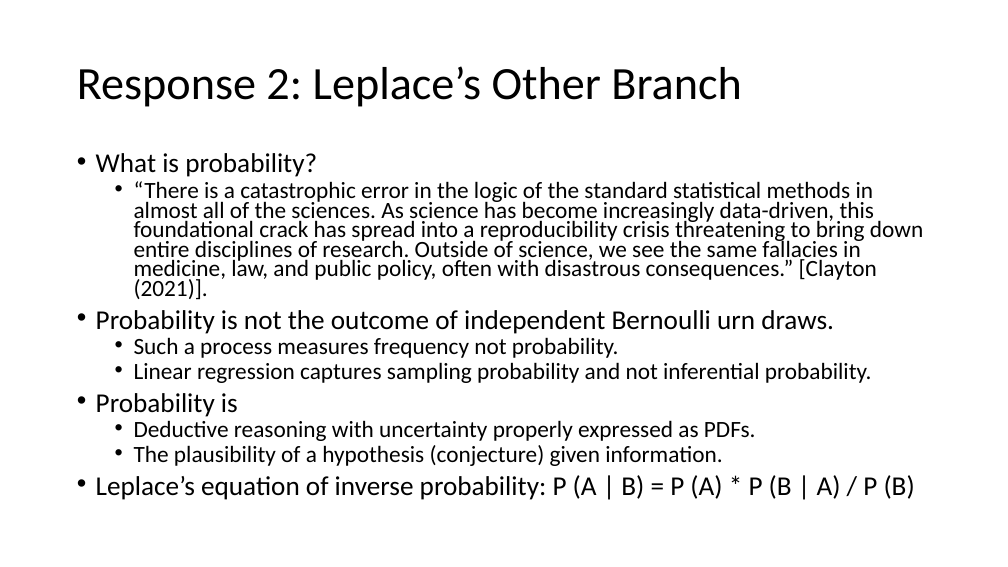
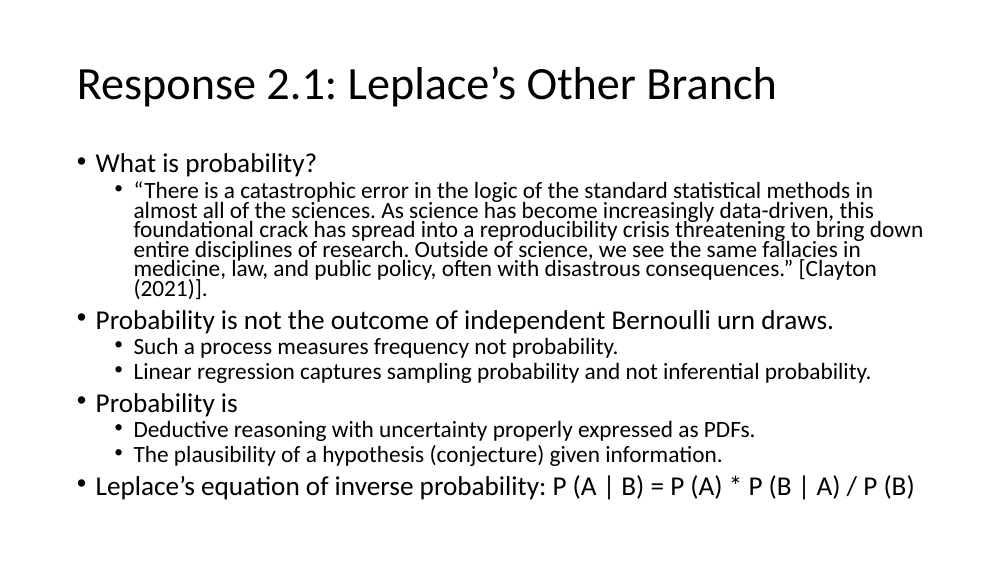
Before and after one commit to thsavage/Public-Presentations, a slide deck: slide 14 of It Ain't AI.pptx. Drawn at 1008x567 pixels with LibreOffice and Linux fonts; fonts in the diff are those of the drawing. Boxes give left, top, right and bottom in pixels: in the first picture for what was removed or moved away, otherwise in the second. Text is boxed around its words. In the diff, an @@ line names an element or a change of style, - is before the commit and + after.

```diff
--- a/It Ain't AI.pptx
+++ b/It Ain't AI.pptx
@@ title at bbox=[77, 66, 776, 107]: text changed @@
-Response 2: Leplace’s Other Branch
+Response 2.1: Leplace’s Other Branch
```
Also in this commit, not shown: 10 other slides changed.
